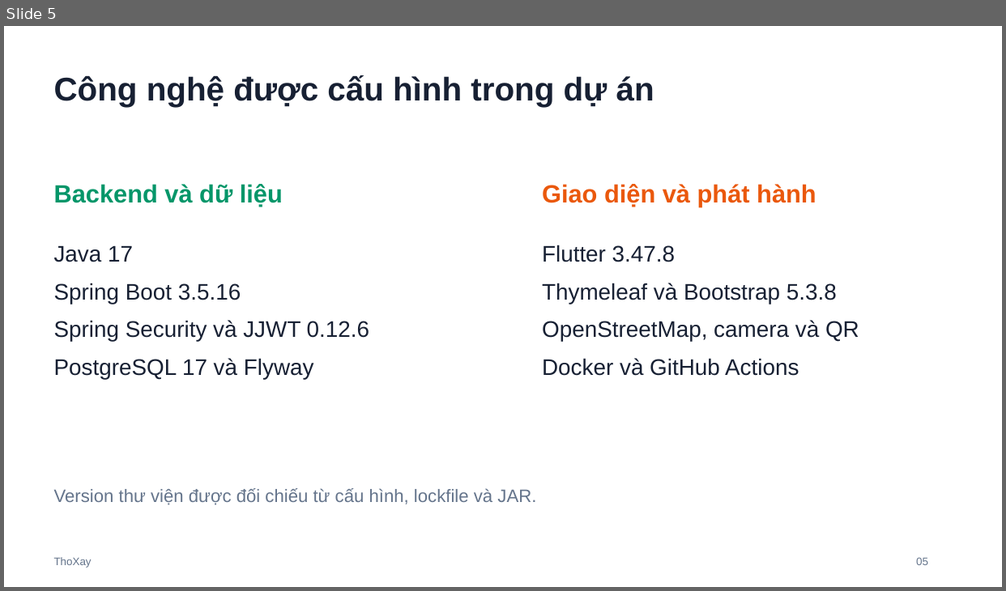
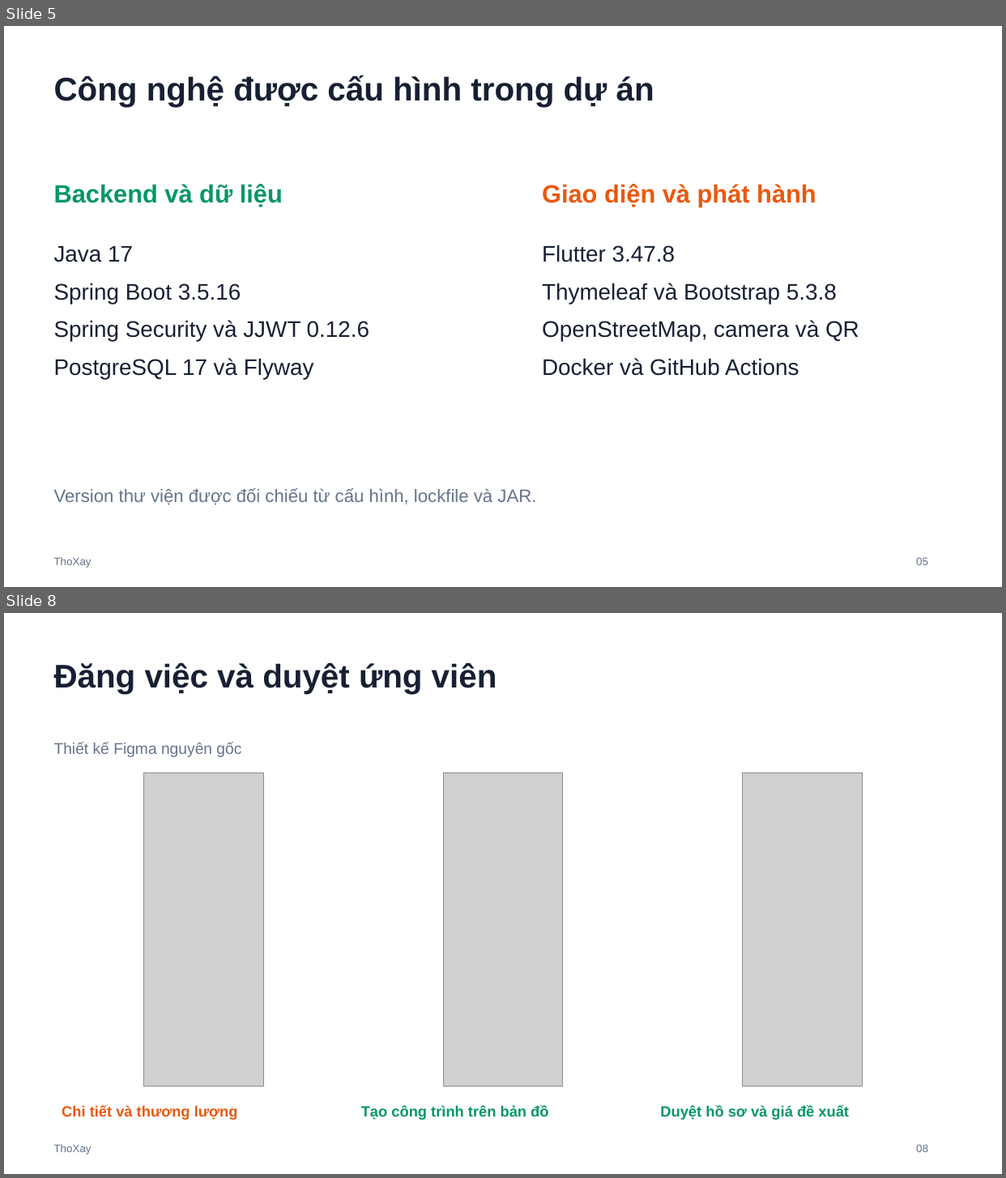
Before and after one commit to tranngocthiet2k6-ai/ThoXay, a slide deck: docs/SLIDE_BAO_VE_DO_AN.pptx. Shown one above the other, each under a label of ours: slide 5 before the commit, slides 5 and 8 after it; the slides between them are not shown. The pictures are 1006x591 and 1006x1178 pixels, drawn with LibreOffice and Linux fonts; fonts in the diff are those of the drawing; grey boxes stand for pictures. Boxes give left, top, right and bottom in pixels: in the first picture for what was removed or moved away, otherwise in the second. Text is boxed around its words. In the diff, an @@ line names an element or a change of style, - is before the commit and + after.

Commit message:
feat: cap nhat bao cao slide Figma va ho so bao ve danh so

```diff
--- a/docs/SLIDE_BAO_VE_DO_AN.pptx
+++ b/docs/SLIDE_BAO_VE_DO_AN.pptx
@@ slide 8 added at [4, 613, 1002, 1174], background #FFFFFF @@
@@ text added at [54, 662, 497, 694], 31.5 pt, text #172033, bold @@
+Đăng việc và duyệt ứng viên
@@ text added at [54, 742, 241, 757], 15 pt, text #64748B @@
+Thiết kế Figma nguyên gốc
@@ picture added at [144, 773, 263, 1087] @@
@@ picture added at [444, 773, 562, 1087] @@
@@ picture added at [743, 773, 862, 1087] @@
@@ text added at [62, 1105, 238, 1120], 14.2 pt, text #EA580C, bold @@
+Chi tiết và thương lượng
@@ text added at [361, 1105, 548, 1120], 14.2 pt, text #059669, bold @@
+Tạo công trình trên bản đồ
@@ text added at [660, 1105, 849, 1120], 14.2 pt, text #059669, bold @@
+Duyệt hồ sơ và giá đề xuất
@@ text added at [54, 1144, 91, 1155], 10.5 pt, text #64748B @@
+ThoXay
@@ text added at [916, 1144, 928, 1152], 10.5 pt, text #64748B @@
+08
```
Also in this commit, not shown: 3 slides changed, 6 other slides added, 7 slides removed, 27 other files.
